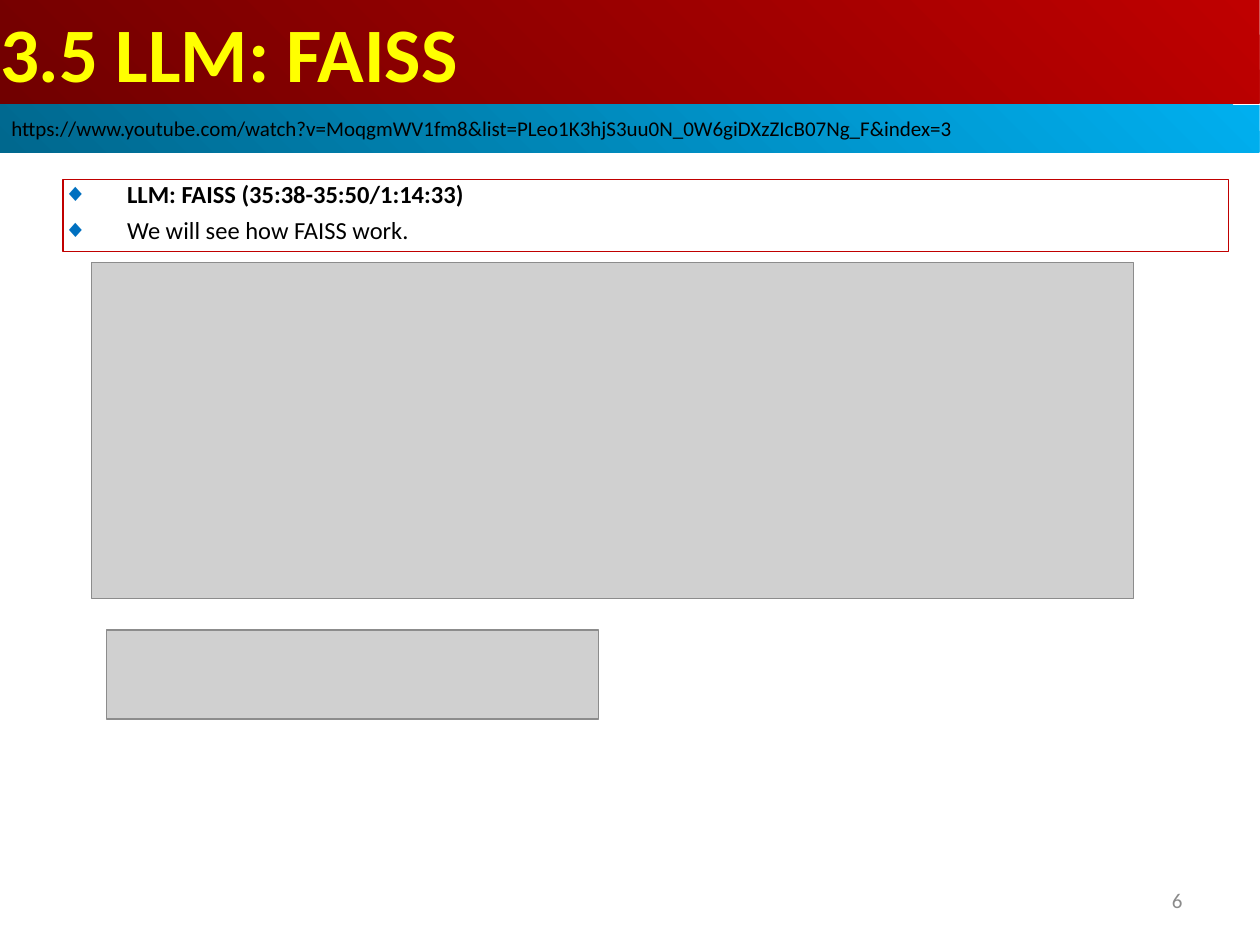
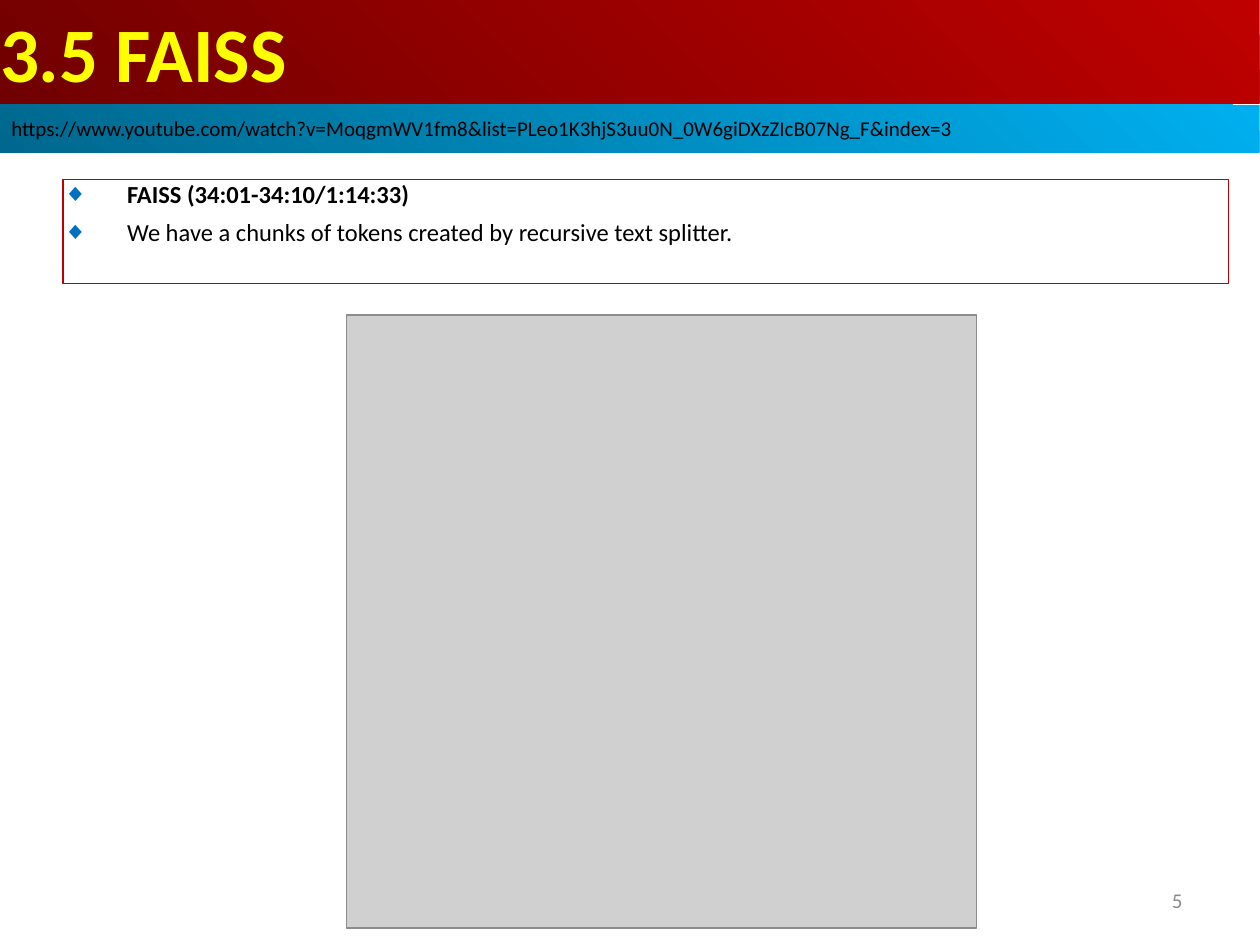
Before and after one commit to peterhchen/AIU_CS515_LLM, a slide deck: slide 5 of 810_LangChain_CB/003.04_05_TextSplit_FAISS/001_Video/03.05_FAISS.ppt (slide 6 before the commit). Drawn at 1260x945 pixels with LibreOffice and Linux fonts; fonts in the diff are those of the drawing; grey boxes stand for pictures. Boxes give left, top, right and bottom in pixels: in the first picture for what was removed or moved away, otherwise in the second. Text is boxed around its words. In the diff, an @@ line names an element or a change of style, - is before the commit and + after.

Commit message:
FAISS Similarity Search
1. In the FAISS database, the text string are totally different from the user input quesiton
2. But we still can find the answer with the Similarity Search

```diff
--- a/810_LangChain_CB/003.04_05_TextSplit_FAISS/001_Video/03.05_FAISS.ppt
+++ b/810_LangChain_CB/003.04_05_TextSplit_FAISS/001_Video/03.05_FAISS.ppt
@@ text in rectangle at (0, 31, 287, 83): text changed @@
-3.5 LLM: FAISS
+3.5 FAISS
@@ rectangle "FAISS (34:01-34:10/1:14:33)": place and size @@
-rectangle "FAISS (34:01-34:10/1:14:33)" at (63, 179, 1228, 251)
+rectangle "FAISS (34:01-34:10/1:14:33)" at (63, 179, 1228, 284)
@@ text in rectangle at (127, 185, 733, 245): text changed; bold off @@
-◆ LLM: FAISS (35:38-35:50/1:14:33)
-◆ We will see how FAISS work.
+◆ FAISS (34:01-34:10/1:14:33)
+◆ We have a chunks of tokens created by recursive text splitter.
@@ picture: place and size @@
-picture at (92, 262, 1134, 597)
+picture at (346, 315, 976, 929)
@@ picture removed at (106, 630, 597, 719) @@
@@ page number at (1172, 894, 1183, 908): text changed @@
-6
+5
```
Also in this commit, not shown: 15 other slides changed, 27 slides added, 2 slides removed.
